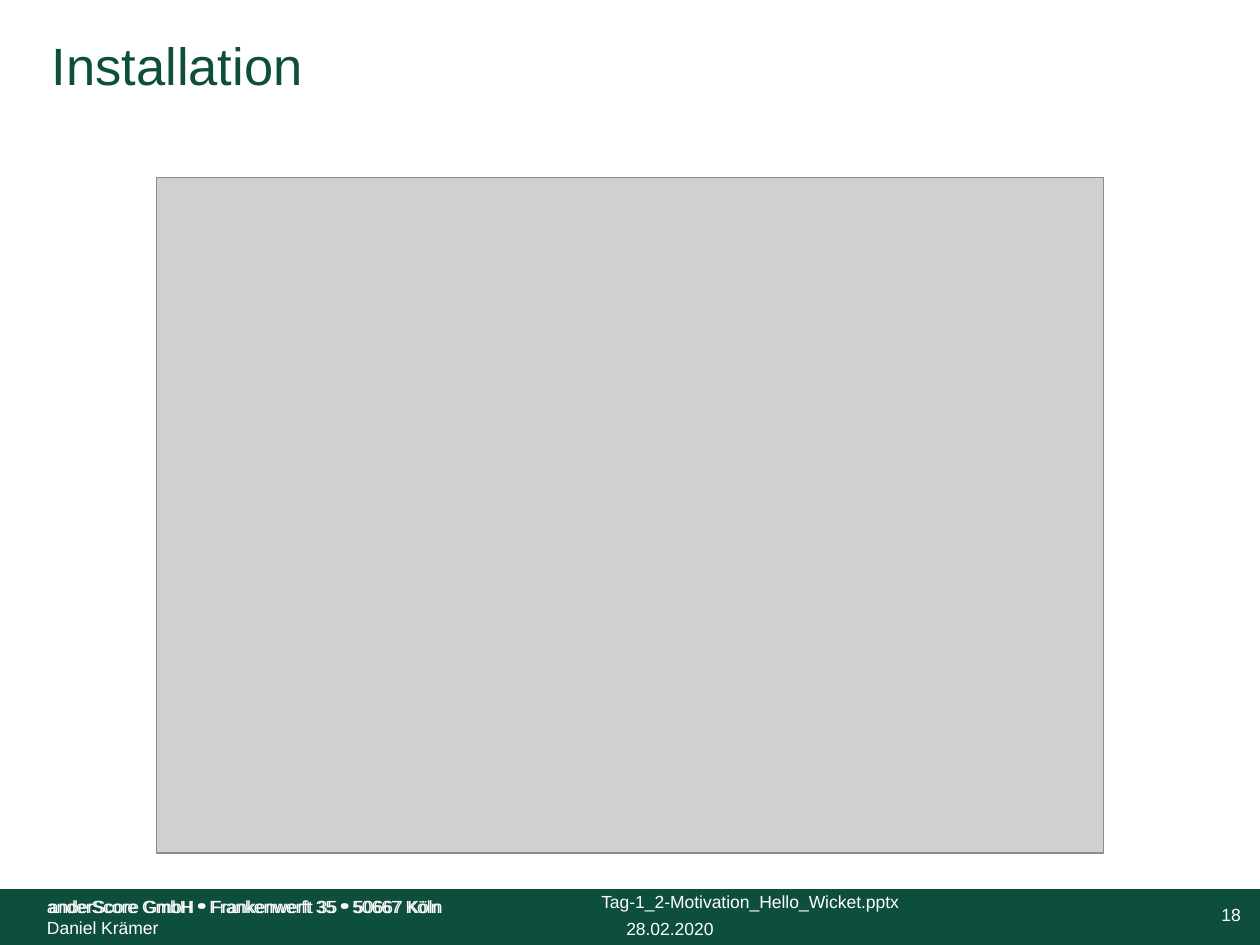
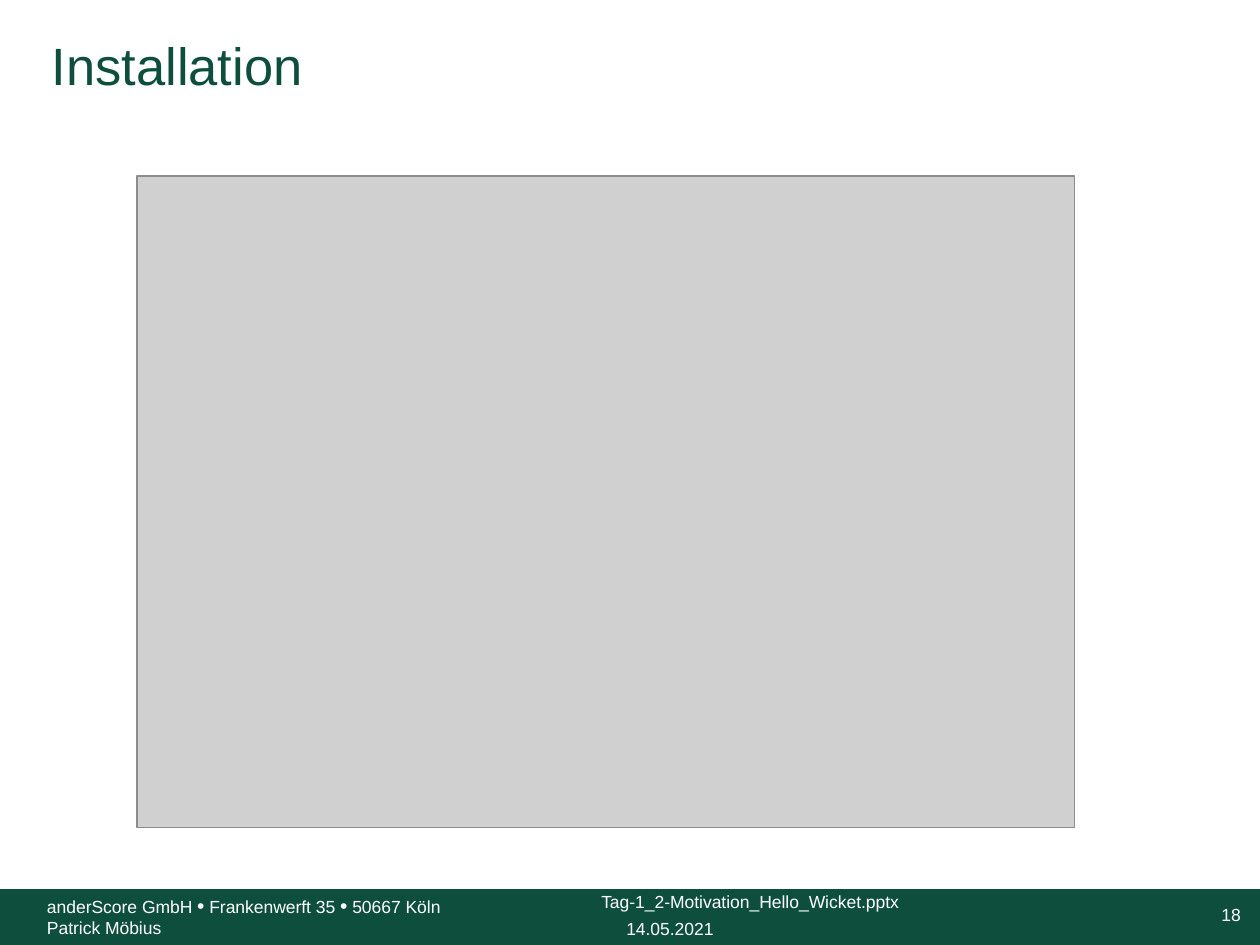
Before and after one commit to anderscore-gmbh/wicket-training, a slide deck: slide 18 of slides/Tag-1_2-Motivation_Hello_Wicket.pptx. Drawn at 1260x945 pixels with LibreOffice and Linux fonts; fonts in the diff are those of the drawing; grey boxes stand for pictures; background and template pictures are left out. Boxes give left, top, right and bottom in pixels: in the first picture for what was removed or moved away, otherwise in the second. Text is boxed around its words. In the diff, an @@ line names an element or a change of style, - is before the commit and + after.

Commit message:
Change author in slides to "Patrick Möbius", change name in pom.xml to match the exercise number, update wicket version from 9.0.0 to 9.3.0

```diff
--- a/slides/Tag-1_2-Motivation_Hello_Wicket.pptx
+++ b/slides/Tag-1_2-Motivation_Hello_Wicket.pptx
@@ picture resized from (x1=156, y1=178, x2=1104, y2=853) to (x1=137, y1=176, x2=1075, y2=828) @@
@@ text removed at (x1=47, y1=899, x2=443, y2=934) @@
-anderScore GmbH • Frankenwerft 35 • 50667 Köln
-Daniel Krämer
@@ text at (x1=47, y1=921, x2=161, y2=934): paragraph added @@
+Patrick Möbius
@@ text at (x1=626, y1=922, x2=713, y2=935): text changed @@
-28.02.2020
+14.05.2021
```
Also in this commit, not shown: 24 other slides changed, 35 other files.
